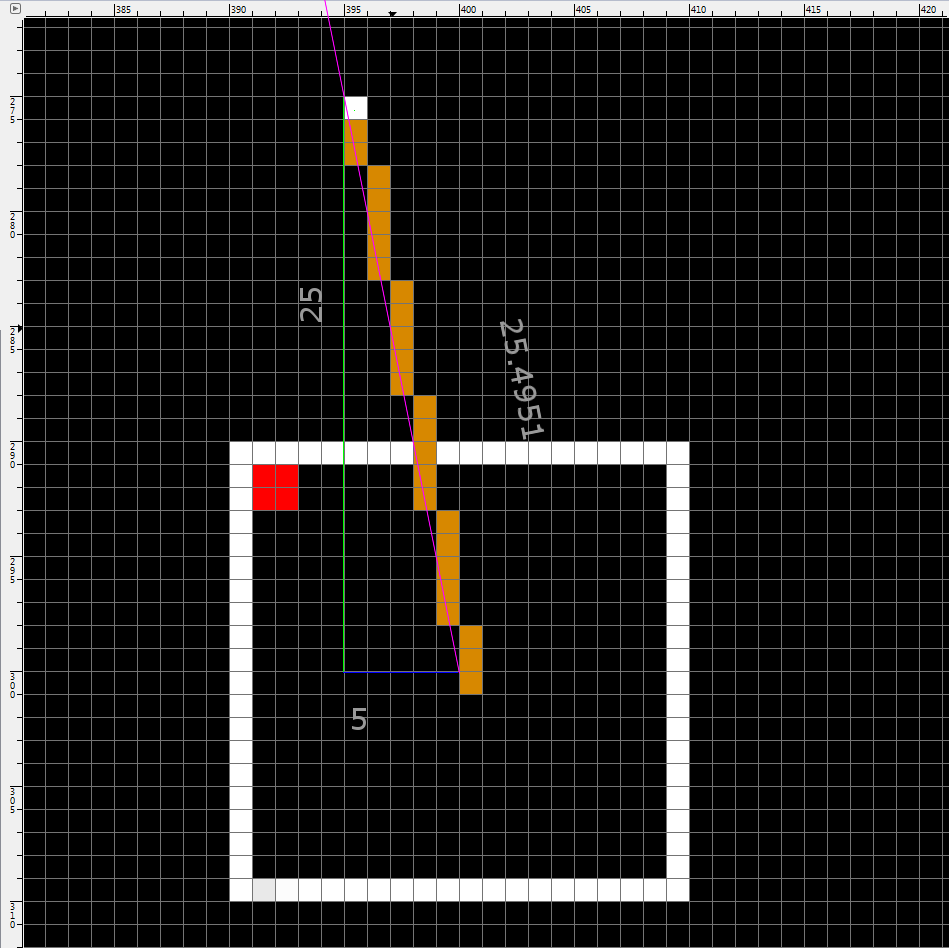
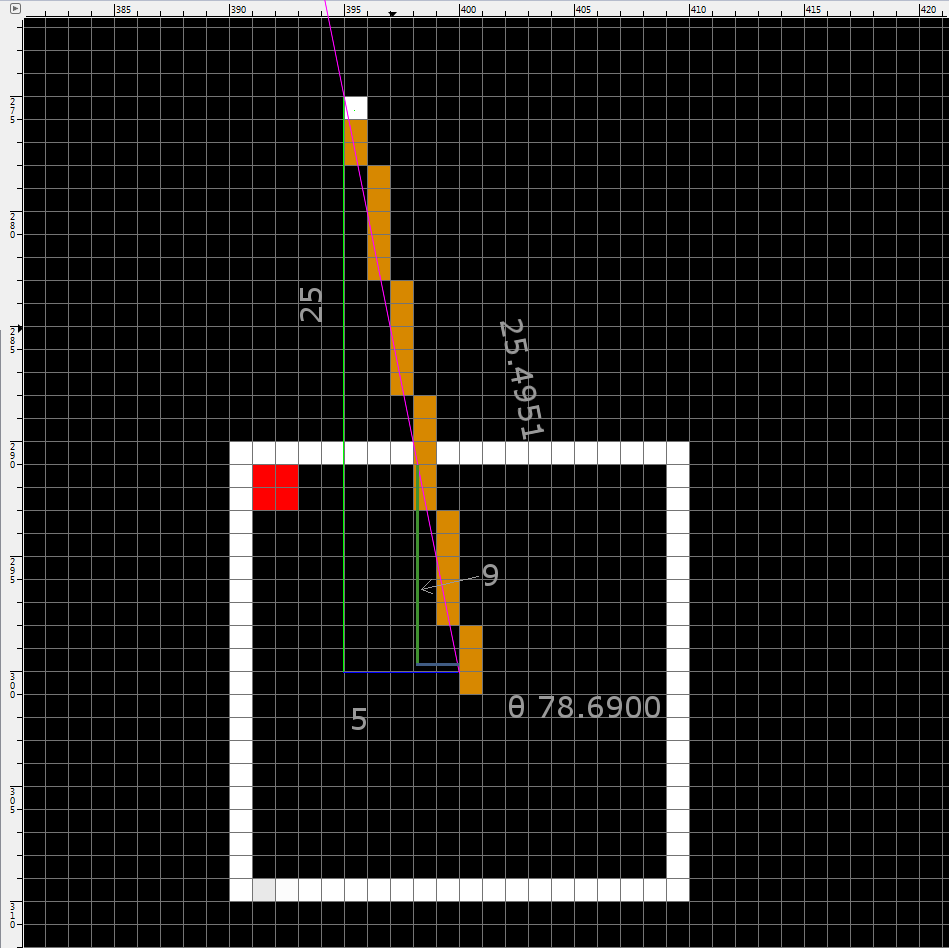
Layer changes from the first w=949, h=948 image to the second:
added layer "θ 78.6900" above "9" over bbox(509, 695, 660, 718)
added layer "9" above "Sides small" over bbox(483, 564, 498, 586)
added layer "Sides small" above "Sides Big" over bbox(416, 465, 479, 666)
